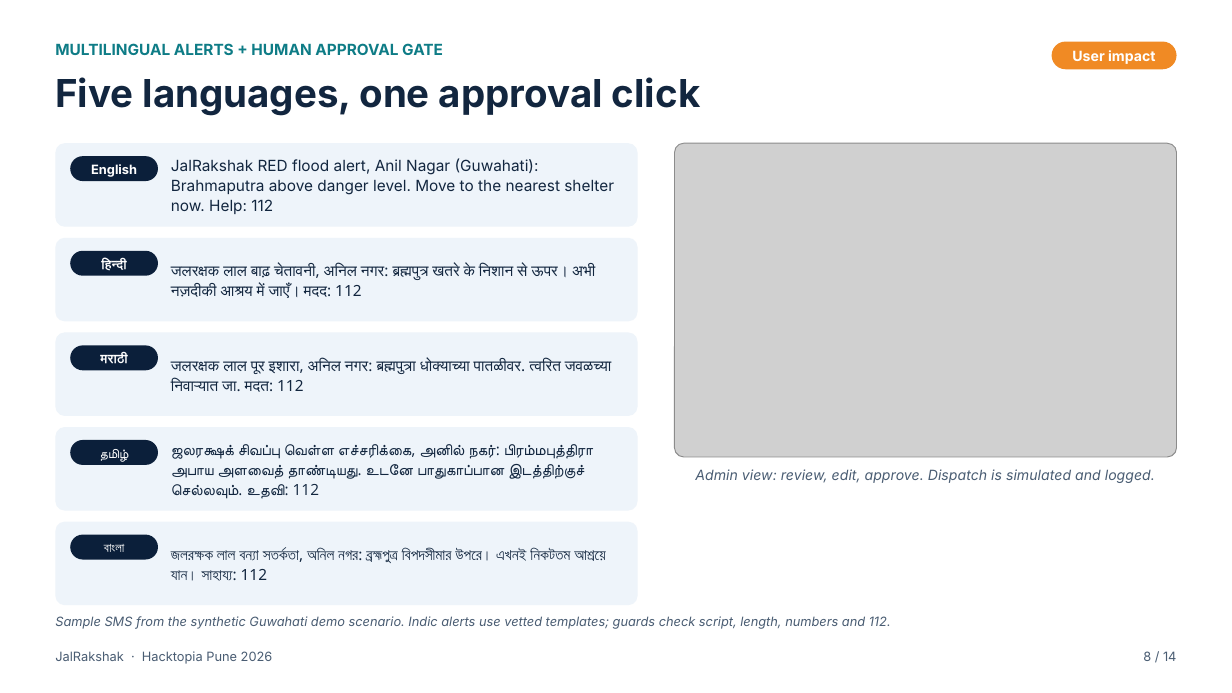
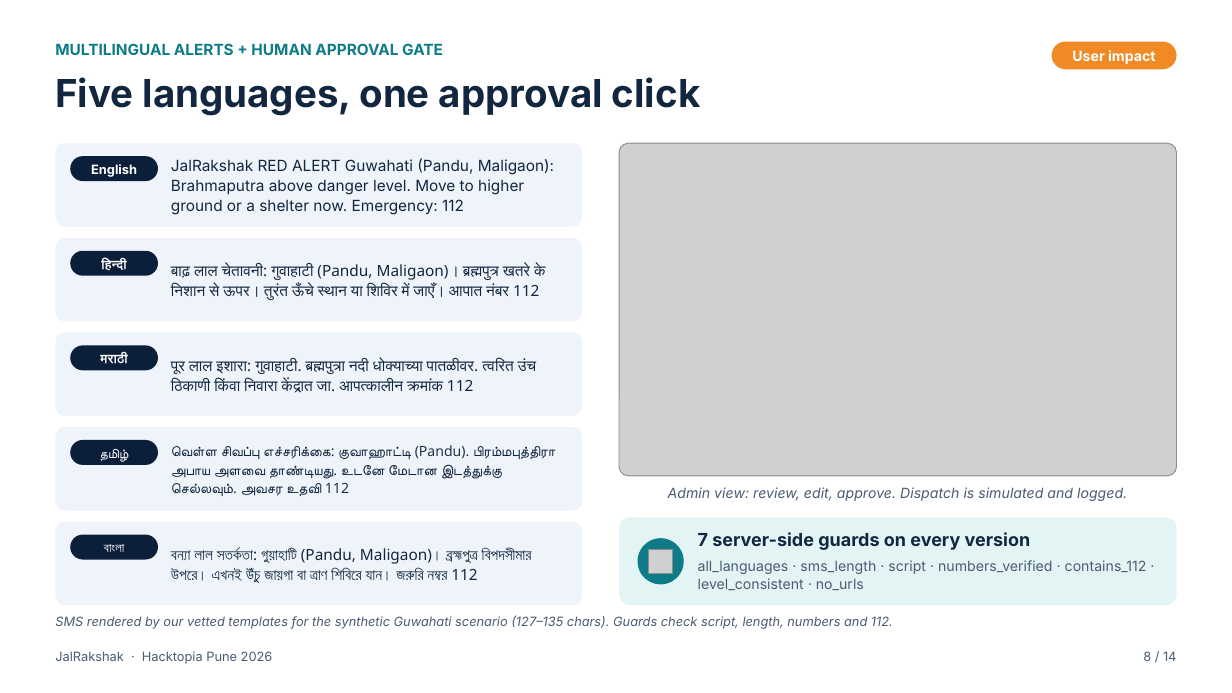
Before and after one commit to madhavzanwar/Jal-rakshak, a slide deck: slide 8 of submission/hacktopia-pune-2026/JalRakshak_HacktopiaPune2026.pptx. Drawn at 1232x693 pixels with LibreOffice and Linux fonts; fonts in the diff are those of the drawing; grey boxes stand for pictures. Boxes give left, top, right and bottom in pixels: in the first picture for what was removed or moved away, otherwise in the second. Text is boxed around its words. In the diff, an @@ line names an element or a change of style, - is before the commit and + after.

```diff
--- a/submission/hacktopia-pune-2026/JalRakshak_HacktopiaPune2026.pptx
+++ b/submission/hacktopia-pune-2026/JalRakshak_HacktopiaPune2026.pptx
@@ rounded rectangle: place and size @@
-rounded rectangle at bbox=[55, 143, 638, 226]
+rounded rectangle at bbox=[55, 143, 582, 226]
@@ picture: place and size @@
-picture at bbox=[675, 143, 1177, 457]
+picture at bbox=[619, 143, 1177, 476]
@@ text at bbox=[171, 158, 554, 215]: text changed @@
-JalRakshak RED flood alert, Anil Nagar (Guwahati): Brahmaputra above danger level. Move to the nearest shelter now. Help: 112
+JalRakshak RED ALERT Guwahati (Pandu, Maligaon): Brahmaputra above danger level. Move to higher ground or a shelter now. Emergency: 112
@@ rounded rectangle: place and size @@
-rounded rectangle at bbox=[55, 238, 638, 321]
+rounded rectangle at bbox=[55, 238, 582, 321]
@@ text at bbox=[171, 264, 542, 300]: text changed @@
-जलरक्षक लाल बाढ़ चेतावनी, अनिल नगर: ब्रह्मपुत्र खतरे के निशान से ऊपर। अभी नज़दीकी आश्रय में जाएँ। मदद: 112
+बाढ़ लाल चेतावनी: गुवाहाटी (Pandu, Maligaon)। ब्रह्मपुत्र खतरे के निशान से ऊपर। तुरंत ऊँचे स्थान या शिविर में जाएँ। आपात नंबर 112
@@ rounded rectangle: place and size @@
-rounded rectangle at bbox=[55, 333, 638, 416]
+rounded rectangle at bbox=[55, 333, 582, 416]
@@ text at bbox=[171, 358, 536, 393]: text changed @@
-जलरक्षक लाल पूर इशारा, अनिल नगर: ब्रह्मपुत्रा धोक्याच्या पातळीवर. त्वरित जवळच्या निवाऱ्यात जा. मदत: 112
+पूर लाल इशारा: गुवाहाटी. ब्रह्मपुत्रा नदी धोक्याच्या पातळीवर. त्वरित उंच ठिकाणी किंवा निवारा केंद्रात जा. आपत्कालीन क्रमांक 112
@@ rounded rectangle: place and size @@
-rounded rectangle at bbox=[55, 427, 638, 510]
+rounded rectangle at bbox=[55, 427, 582, 510]
@@ text at bbox=[171, 445, 555, 496]: text changed; size 12 to 11 pt @@
-ஜலரக்ஷக் சிவப்பு வெள்ள எச்சரிக்கை, அனில் நகர்: பிரம்மபுத்திரா அபாய அளவைத் தாண்டியது. உடனே பாதுகாப்பான இடத்திற்குச் செல்லவும். உதவி: 112
+வெள்ள சிவப்பு எச்சரிக்கை: குவாஹாட்டி (Pandu). பிரம்மபுத்திரா அபாய அளவை தாண்டியது. உடனே மேடான இடத்துக்கு செல்லவும். அவசர உதவி 112
@@ text "Admin view: review, edit, approve. ...": place and size @@
-text "Admin view: review, edit, approve. ..." at bbox=[695, 469, 1155, 483]
+text "Admin view: review, edit, approve. ..." at bbox=[668, 487, 1127, 501]
@@ rounded rectangle: place and size @@
-rounded rectangle at bbox=[55, 522, 638, 605]
+rounded rectangle at bbox=[55, 522, 582, 605]
@@ rounded rectangle added at bbox=[619, 518, 1177, 605], fill #E3F4F5 @@
@@ ellipse added at bbox=[638, 538, 684, 584], fill #0E7C86 @@
@@ text added at bbox=[698, 532, 1031, 550], 14 pt, text #12263F, bold @@
+7 server-side guards on every version
@@ text at bbox=[171, 547, 532, 582]: text changed @@
-জলরক্ষক লাল বন্যা সতর্কতা, অনিল নগর: ব্রহ্মপুত্র বিপদসীমার উপরে। এখনই নিকটতম আশ্রয়ে যান। সাহায্য: 112
+বন্যা লাল সতর্কতা: গুয়াহাটি (Pandu, Maligaon)। ব্রহ্মপুত্র বিপদসীমার উপরে। এখনই উঁচু জায়গা বা ত্রাণ শিবিরে যান। জরুরি নম্বর 112
@@ picture added at bbox=[649, 549, 673, 573] @@
@@ text added at bbox=[698, 560, 1147, 590], 11 pt, text #4A5D73 @@
+all_languages · sms_length · script · numbers_verified · contains_112 · level_consistent · no_urls
@@ text at bbox=[55, 615, 893, 629]: text changed @@
-Sample SMS from the synthetic Guwahati demo scenario. Indic alerts use vetted templates; guards check script, length, numbers and 112.
+SMS rendered by our vetted templates for the synthetic Guwahati scenario (127–135 chars). Guards check script, length, numbers and 112.
```
Also in this commit, not shown: 3 other slides changed, 17 other files.
